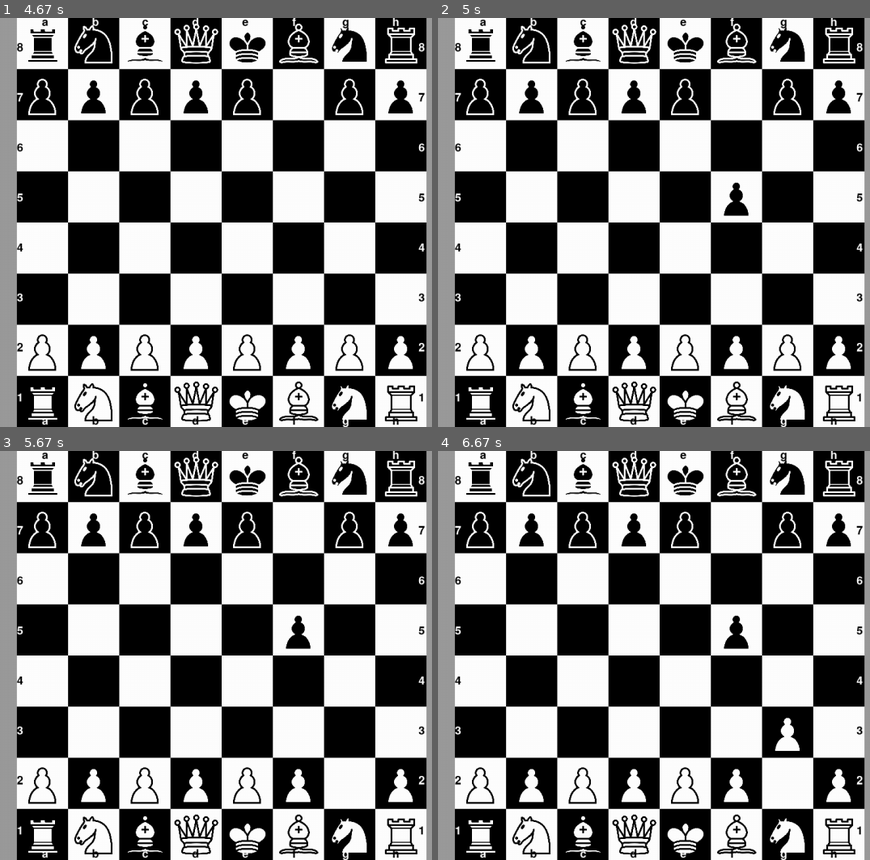
Above: before the commit, frames 1-4 (two rows, left to right).
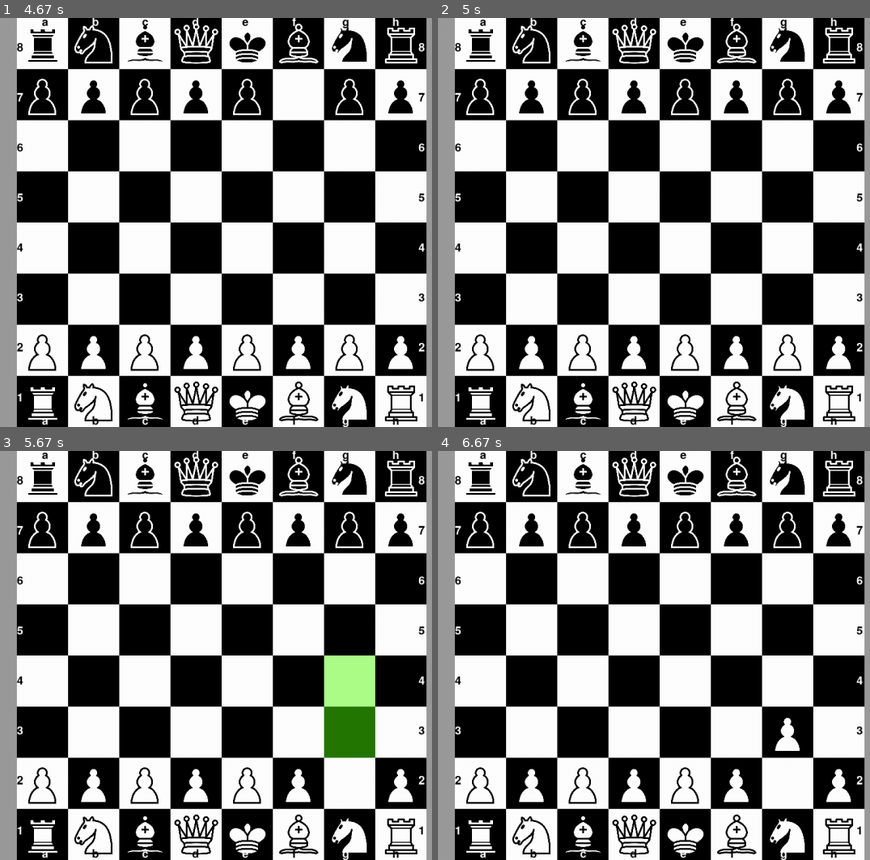
Above: after the commit, the same moments.

Repository: Paxnar/Chesss
Game: pygame game, started from games/chess/main.py
Same seed, same stepped clock (60 frames per second), same inputs: the game is played once before the commit and once after it.
Inputs (mouse positions are in pixels of both pictures, inside the frame that each line leads up to):
- Up to frame 1 (4.67 s): click (311, 112) at 0.38 s; click (95, 316) at 0.78 s; click (34, 349) at 1.2 s; move the mouse to (129, 189) at 1.5 s; click (129, 189) at 1.7 s; click (410, 71) at 2.27 s; move the mouse to (17, 165) at 2.63 s; click (17, 165) at 2.9 s; move the mouse to (289, 116) at 3.3 s; click (289, 116) at 3.6 s; move the mouse to (272, 214) at 4.03 s; click (272, 214) at 4.37 s
- Up to frame 2 (5 s): move the mouse to (783, 365) at 4.83 s
- Up to frame 3 (5.67 s): click (345, 798) at 5.2 s
- Up to frame 4 (6.67 s): move the mouse to (762, 708) at 5.7 s; click (762, 708) at 6.1 s

Frame 1 is identical in both runs. In frame 2, 0.5% of the frame differs, in the area x 66-72%, y 15-49%; in frame 3, 3.6%, in the area x 66-87%, y 15-76%; in frame 4, 0.5%.

Commit message:
шахматы - мат - version 6 (вроде всё)

Diff:
--- a/games/chess/main.py
+++ b/games/chess/main.py
@@ -54,6 +54,15 @@
             King(BLACK), Bishop(BLACK), Knight(BLACK), Rook(BLACK)
         ]
         self.kingscoords = [[0, 4], [7, 4]]
+        '''self.field = []
+        for row in range(8):
+            self.field.append([None] * 8)
+        self.field[3][7] = King(BLACK)
+        self.field[7][4] = King(WHITE)
+        self.field[4][5] = Bishop(WHITE)
+        self.field[2][6] = Queen(WHITE)
+        self.kingscoords = [[7, 4], [3, 7]]
+        self.color = BLACK'''
 
     def current_player_color(self):
         return self.color
@@ -93,8 +102,8 @@
             '''if self.color == WHITE:
                 print('WHITE')
             else:
-                print('BLACK')
-            return False'''
+                print('BLACK')'''
+            return False
         if self.field[row1][col1] is None:
             if not piece.can_move(self, row, col, row1, col1):
                 return False
